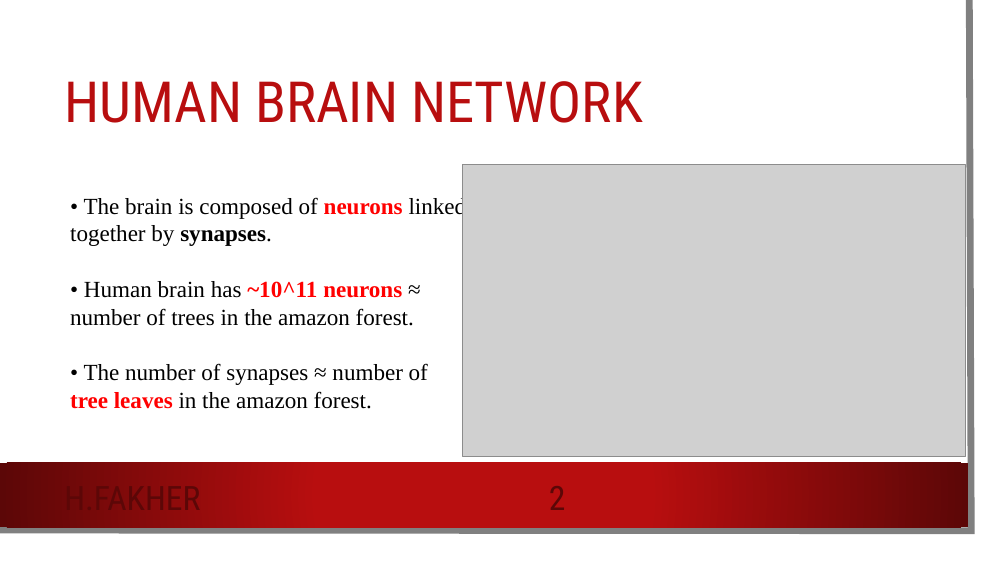
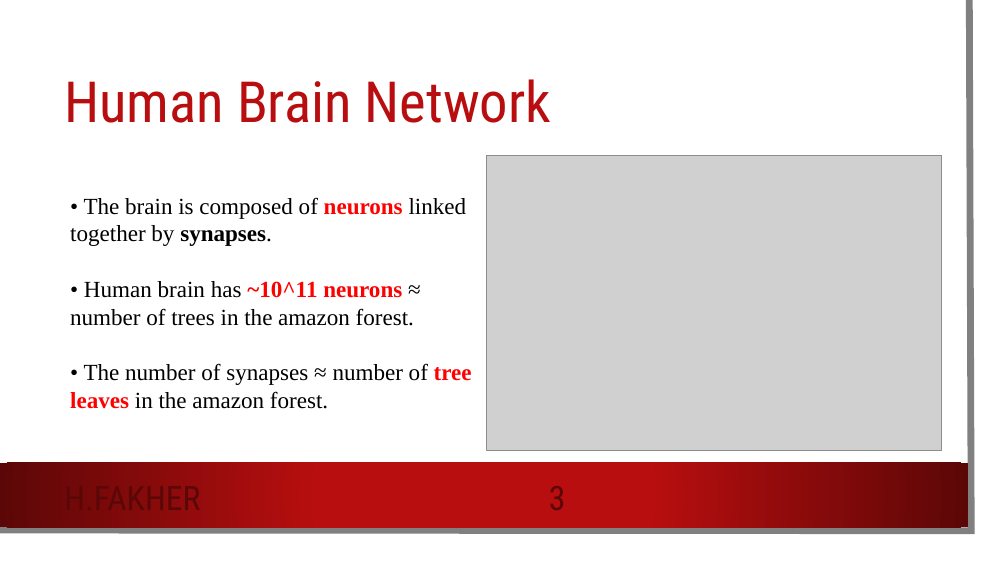
Before and after one commit to HossamFakher1/AI-Sessions, a slide deck: slide 3 of Session2/Session2.pptx (slide 2 before the commit). Drawn at 1008x567 pixels with LibreOffice and Linux fonts; fonts in the diff are those of the drawing; grey boxes stand for pictures; background and template pictures are left out. Boxes give left, top, right and bottom in pixels: in the first picture for what was removed or moved away, otherwise in the second. Text is boxed around its words. In the diff, an @@ line names an element or a change of style, - is before the commit and + after.

```diff
--- a/Session2/Session2.pptx
+++ b/Session2/Session2.pptx
@@ title at [64,79,551,123]: text changed @@
-HUMAN BRAIN NETWORK
+Human Brain Network
@@ picture: place and size @@
-picture at [463,164,965,457]
+picture at [487,156,942,451]
@@ text "• The brain is composed ..." rewrapped from [70,196,467,409] to [70,197,472,409] @@
@@ page number at [520,476,595,518]: text changed @@
-2
+3
```
Also in this commit, not shown: 21 other slides changed, 2 slides added, 5 other files.
